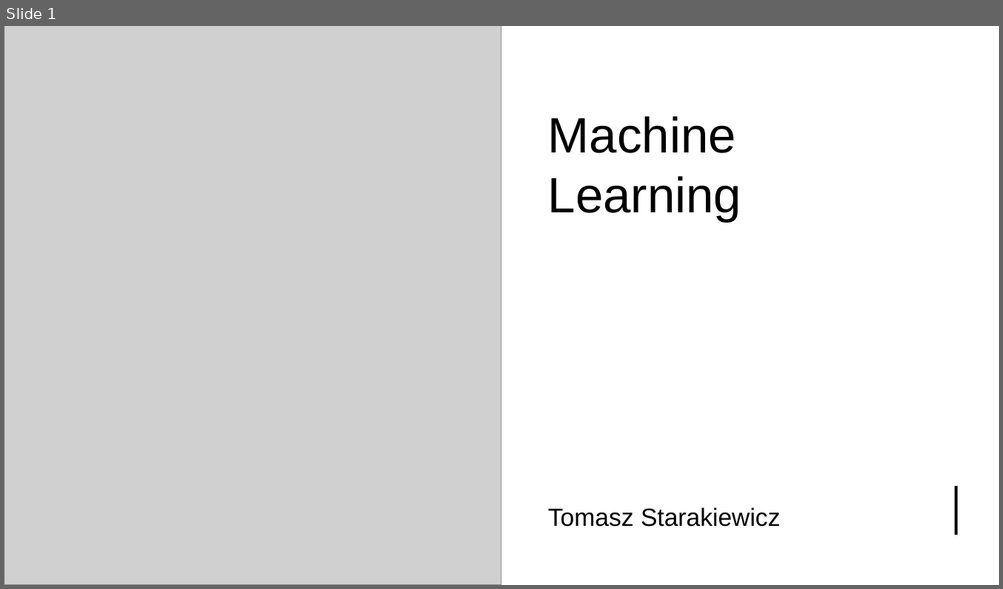
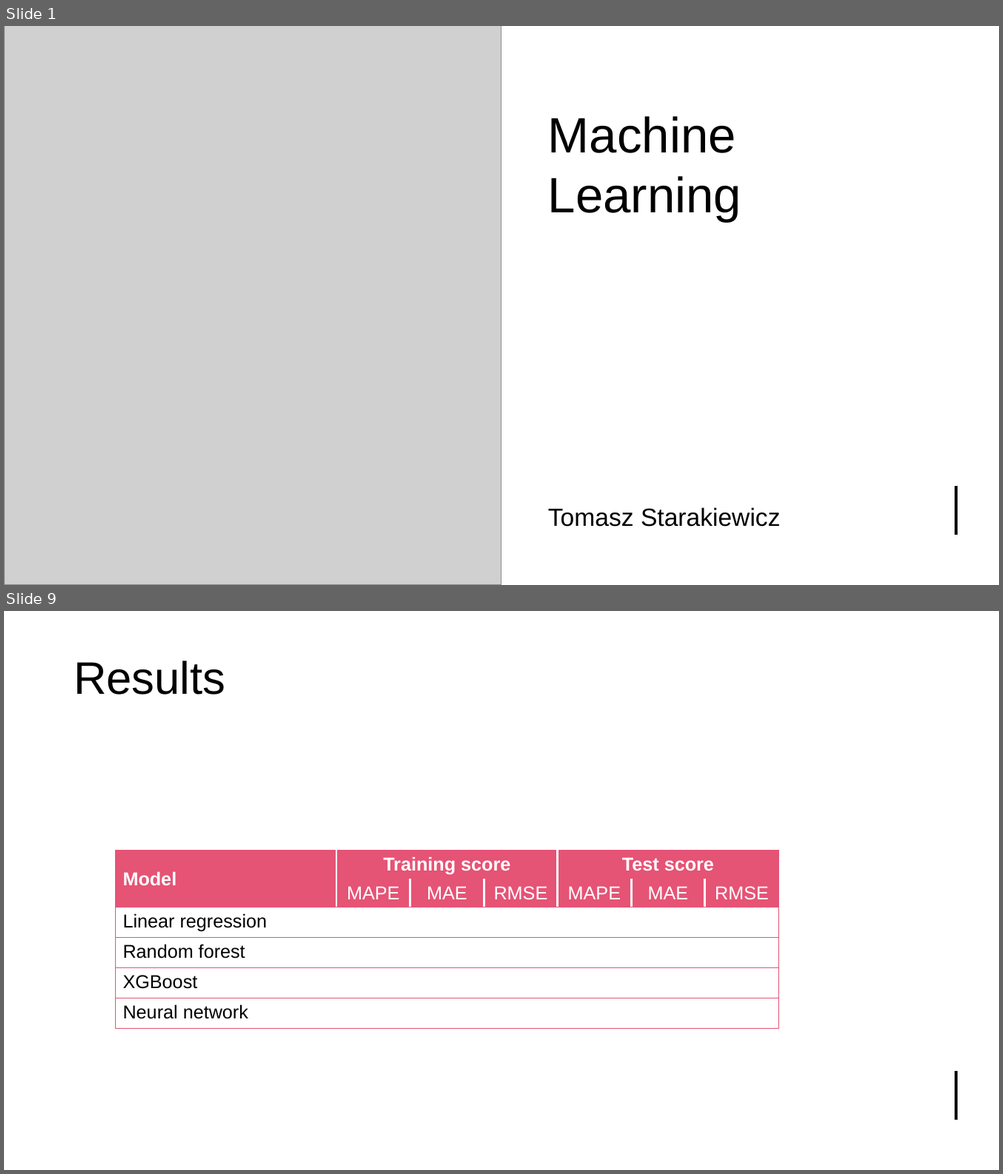
Before and after one commit to tjstarak/DSBA-ML2, a slide deck: slides/ML2_deck.pptx. Shown one above the other, each under a label of ours: slide 1 before the commit, slides 1 and 9 after it; the slides between them are not shown. The pictures are 1003x589 and 1003x1174 pixels, drawn with LibreOffice and Linux fonts; fonts in the diff are those of the drawing; grey boxes stand for pictures. Boxes give left, top, right and bottom in pixels: in the first picture for what was removed or moved away, otherwise in the second. Text is boxed around its words. In the diff, an @@ line names an element or a change of style, - is before the commit and + after.

```diff
--- a/slides/ML2_deck.pptx
+++ b/slides/ML2_deck.pptx
@@ slide 9 added at (4, 611, 999, 1170), background #FFFFFF @@
@@ rectangle added at (4, 611, 999, 1170), fill #FFFFFF @@
@@ rectangle added at (4, 611, 999, 742), fill #FFFFFF @@
@@ title added at (74, 661, 225, 695), 44 pt, text #000000 @@
+Results
@@ table added at (115, 851, 780, 1031), 6 rows, 7 columns @@
+Model | Training score |  |  | Test score |  | 
+ | MAPE | MAE | RMSE | MAPE | MAE | RMSE
+Linear regression |  |  |  |  |  | 
+Random forest |  |  |  |  |  | 
+XGBoost |  |  |  |  |  | 
+Neural network |  |  |  |  |  | 
@@ line added from (956, 1071) to (956, 1120), #000000 3 pt @@
```
Also in this commit, not shown: 7 other slides added, 1 slide removed.
